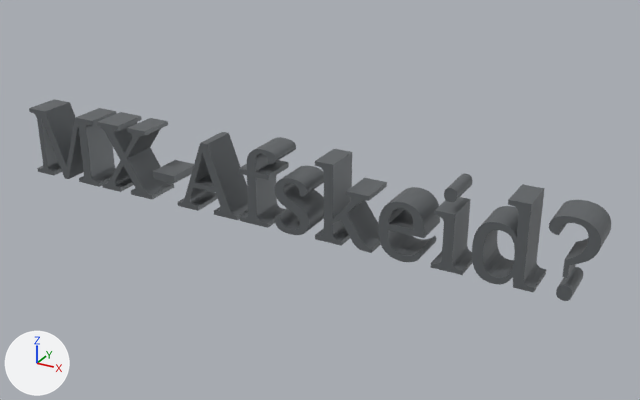
The glTF model models/Mx-afskeid.glb as it was, and as the next commit left it.
One viewpoint serves both versions: a camera (50 mm lens) standing at (115.0, -186.9, 99.2) and looking at (13.7, -2.8, 7.1). Arrows for +X, +Y and +Z are at lower left; the lights stay in place. Where no turn or scale is listed for an object, it has been applied to the vertices. Vertices at the same position are counted once.

The first picture shows 'Mesh_Mesh_head_geo.001_lambert2SG.001'.
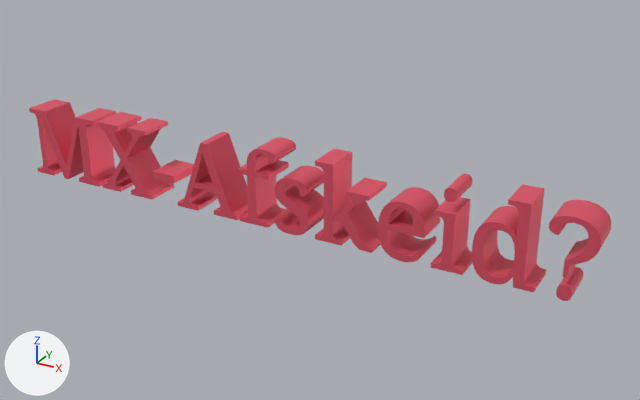
Diff of the bpy script that builds the scene:
```diff
--- a/models/Mx-afskeid.glb.py
+++ b/models/Mx-afskeid.glb.py
@@ me_mesh_0 @@
 # used by ob_mesh_mesh_head_geo_001_lambert2sg_001; location = (0.0, 0.0, 0.0)
-me_mesh_0.from_pydata(...)  # 2288 vertices, 4536 faces; spans x -78.0..86.0, y -11.0..-1.0, z 0.0..22.0
+me_mesh_0.from_pydata(...)  # 2289 vertices, 4538 faces; spans x -78.0..86.0, y -11.0..-1.0, z 0.0..22.0
+# me_mesh_0 part 1: 14 vertices moved within x 8.0..42.0, y -11.0..-1.0, z 0.0..14.0
+# me_mesh_0 part 2: 2 vertices moved within x -40.0..-17.0, y -11.0, z 17.0..18.0; 1 vertex added at x -39.0, y -11.0, z 18.0
+# me_mesh_0 part 3: 3894 kept faces spanning x -78.0..86.0, y -11.0..-1.0, z 0.0..22.0 get new vertex colours
 me_mesh_0.materials.append(mat_lambert2sg_001)
```

Where the change shows, as pixel boxes (x1, y1, x2, y2) in the pictures (640 x 400 px; the box of a moved part takes in the faces that stretch with it):
part 1 of me_mesh_0, moved or reshaped: before (282, 214, 424, 262); after (286, 218, 424, 262)
part 2 of me_mesh_0, moved or reshaped (not visible before): after (132, 132, 203, 156)
part 3 of me_mesh_0, recoloured (grey to red): (29, 99, 611, 301) in both
